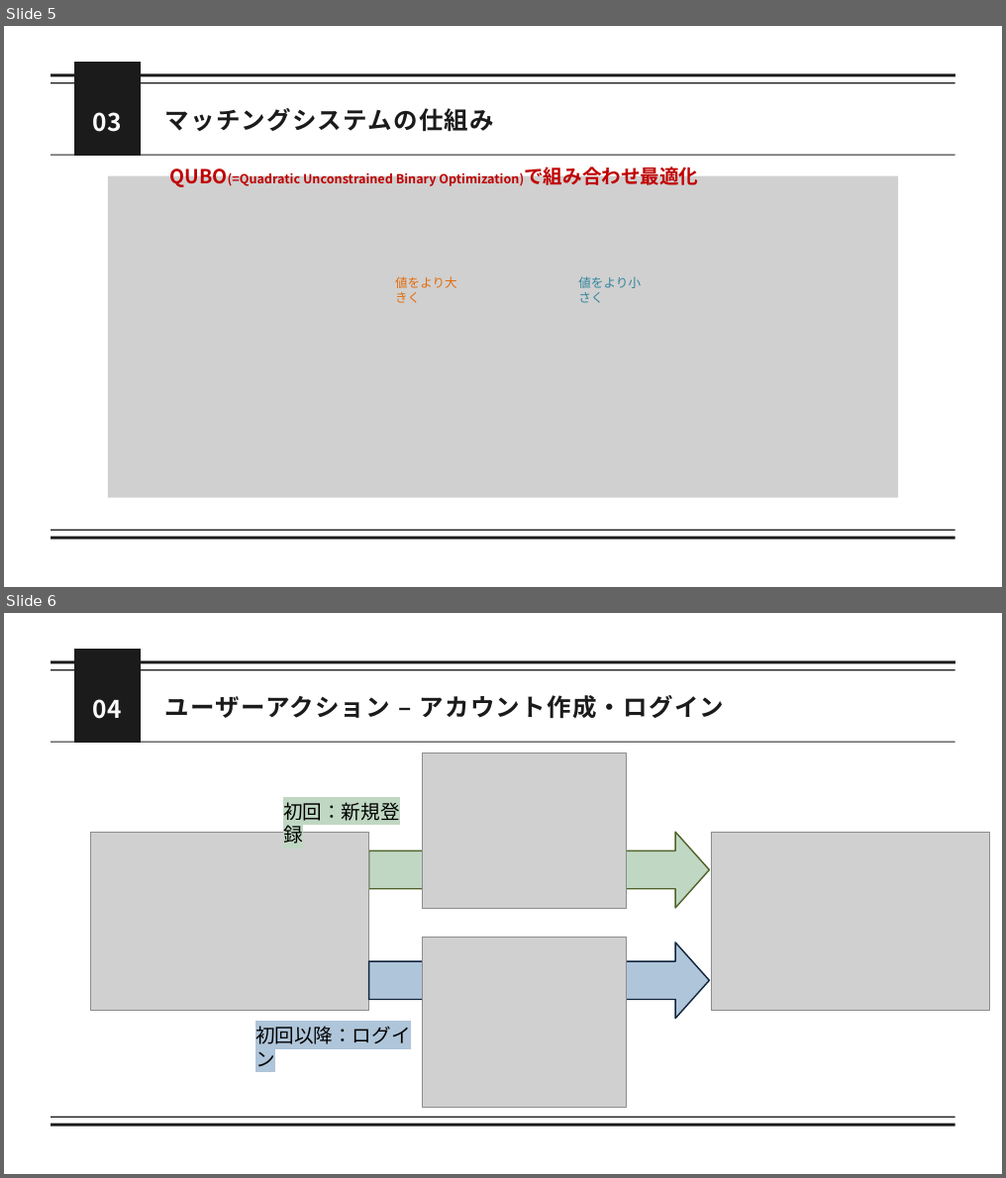
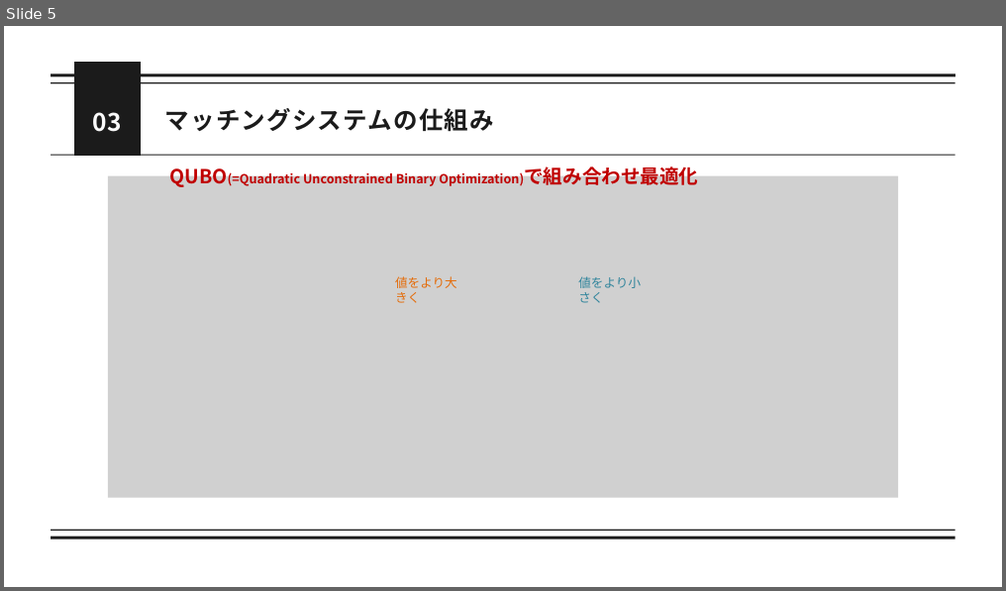
Before and after one commit to momok47/kokoronia, a slide deck: docs/ミーティング/発表資料/25_0725_進捗.pptx. Shown one above the other, each under a label of ours: slides 5 and 6 before the commit, slide 5 after it. The pictures are 1006x1178 and 1006x591 pixels, drawn with LibreOffice and Linux fonts; fonts in the diff are those of the drawing; grey boxes stand for pictures. Boxes give left, top, right and bottom in pixels: in the first picture for what was removed or moved away, otherwise in the second. Text is boxed around its words. In the diff, an @@ line names an element or a change of style, - is before the commit and + after.

```diff
--- a/docs/ミーティング/発表資料/25_0725_進捗.pptx
+++ b/docs/ミーティング/発表資料/25_0725_進捗.pptx
@@ slide 6 removed at (4, 613, 1002, 1174), background #FFFFFF @@
@@ line removed from (51, 670) to (955, 670) @@
@@ line removed from (51, 663) to (955, 663) @@
@@ freeform shape removed at (74, 649, 141, 743) @@
@@ text removed at (93, 699, 122, 719) @@
-04
@@ text removed at (165, 695, 725, 718) @@
-ユーザーアクション – アカウント作成・ログイン
@@ line removed from (51, 742) to (955, 742) @@
@@ picture removed at (422, 753, 626, 909) @@
@@ text removed at (283, 802, 399, 844) @@
-初回：新規登録
@@ picture removed at (90, 832, 369, 1011) @@
@@ right arrow removed at (368, 832, 709, 908) @@
@@ picture removed at (711, 832, 989, 1011) @@
@@ picture removed at (422, 937, 626, 1107) @@
@@ right arrow removed at (368, 943, 709, 1018) @@
@@ text removed at (255, 1026, 411, 1067) @@
-初回以降：ログイン
@@ line removed from (51, 1117) to (955, 1117) @@
@@ line removed from (51, 1125) to (955, 1125) @@
```
Also in this commit, not shown: 2 other slides removed, 11 other files.
